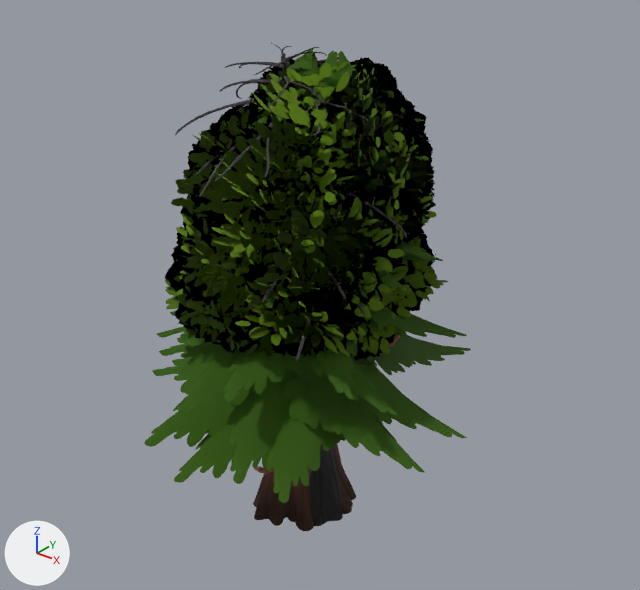
Two versions of the glTF model public/assets/environment/sherwood-tree-catalog.glb, one commit apart.
The view is the same before and after, from a camera (50 mm lens) standing at (1.04, -1.25, 1.299) and looking at (0.022, 0.023, 0.509). The axes (+X, +Y, +Z) are drawn at lower left. The lights are the same throughout. The picture after the commit comes second. Vertices at exactly the same position are counted once.

In view in the first picture: 'TreeVariant_Common_1', 'TreeVariant_Common_2', 'TreeVariant_Common_4', 'TreeVariant_Common_5', 'TreeVariant_Dead_3', 'TreeVariant_Pine_2', 'TreeVariant_Pine_5' and 1 more.
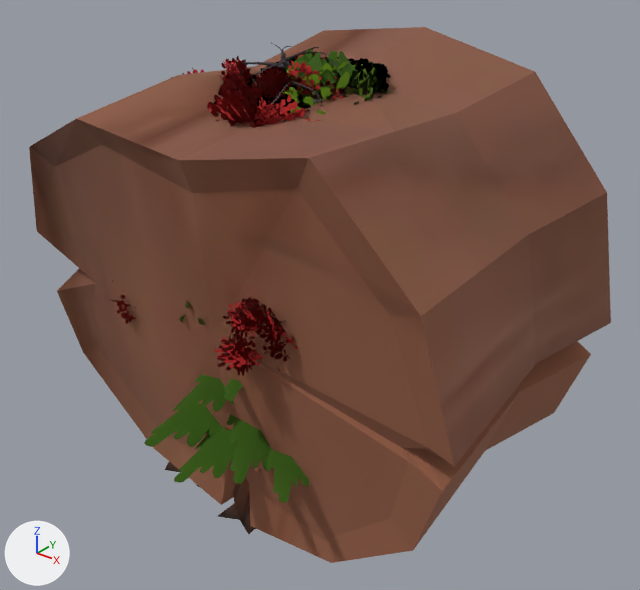
The change, as a list of edits to the scene's bpy script:
```text
Add img_leaves_twistedtree_c:
    img_leaves_twistedtree_c = load_image('Leaves_TwistedTree_C', '_unpacked/Leaves_TwistedTree_C', 512, 512, 'sRGB')
Add mat_leaves_twistedtree:
    mat_leaves_twistedtree = bpy.data.materials.new('Leaves_TwistedTree')
    # uses the picture img_leaves_twistedtree_c
Add mat_bark_normaltree_001:
    mat_bark_normaltree_001 = bpy.data.materials.new('Bark_NormalTree.001')
    # uses the picture img_bark_normaltree
    # uses the picture img_bark_normaltree_normal
Change me_treevariant_common_5_geometry:
    used by ob_treevariant_common_5; location = (0.0, 0.0, 0.0)
    remove me_treevariant_common_5_geometry.from_pydata(...)  # 3572 vertices, 3128 faces; spans x -0.262..0.262, y -0.301..0.301, z 0.0..1.0
    add me_treevariant_common_5_geometry.from_pydata(...)  # 6290 vertices, 3328 faces; spans x -0.303..0.303, y -0.3..0.3, z 0.0..1.0
    me_treevariant_common_5_geometry part 1: 619 loose pieces with 2593 vertices, spanning x -0.262..0.262, y -0.287..0.301, z 0.315..1.0, are deleted
    me_treevariant_common_5_geometry part 2: 979 vertices removed from x -0.23..0.228, y -0.301..0.243, z 0.0..0.952; 6290 vertices added at x -0.303..0.303, y -0.3..0.3, z 0.0..1.0
    remove me_treevariant_common_5_geometry.materials.append(mat_leaves_normaltree)
    add me_treevariant_common_5_geometry.materials.append(mat_leaves_twistedtree)
Add me_treevariant_stump_geometry:
    me_treevariant_stump_geometry.from_pydata(...)  # 86 vertices, 153 faces; spans x -0.509..0.509, y -0.347..0.347, z 0.0..1.0
    me_treevariant_stump_geometry.materials.append(mat_bark_normaltree_001)
Add me_treevariant_pine_3_geometry:
    me_treevariant_pine_3_geometry.from_pydata(...)  # 401 vertices, 436 faces; spans x -0.244..0.244, y -0.27..0.27, z 0.0..1.0
    # faces by material slot: [185, 251]
    me_treevariant_pine_3_geometry.materials.append(mat_bark_normaltree)
    me_treevariant_pine_3_geometry.materials.append(mat_leaves_pine)
Add me_treevariant_twisted_1_geometry:
    me_treevariant_twisted_1_geometry.from_pydata(...)  # 4987 vertices, 2659 faces; spans x -0.404..0.404, y -0.345..0.345, z 0.0..1.0
    # faces by material slot: [307, 2352]
    me_treevariant_twisted_1_geometry.materials.append(mat_bark_normaltree)
    me_treevariant_twisted_1_geometry.materials.append(mat_leaves_twistedtree)
Add ob_treevariant_stump:
    ob_treevariant_stump = bpy.data.objects.new('TreeVariant_Stump', me_treevariant_stump_geometry)
    ob_treevariant_stump.location = (0.0, 0.0, 0.0)
Add ob_treevariant_pine_3:
    ob_treevariant_pine_3 = bpy.data.objects.new('TreeVariant_Pine_3', me_treevariant_pine_3_geometry)
    ob_treevariant_pine_3.location = (0.0, 0.0, 0.0)
Add ob_treevariant_twisted_1:
    ob_treevariant_twisted_1 = bpy.data.objects.new('TreeVariant_Twisted_1', me_treevariant_twisted_1_geometry)
    ob_treevariant_twisted_1.location = (0.0, 0.0, 0.0)
```

Location of each change, [x1, y1, x2, y2] in pixels of the pictures (640 x 590 px):
'TreeVariant_Stump', added (brown)
    after: [29, 27, 611, 563]
'TreeVariant_Common_5', reshaped
    before: [176, 87, 405, 531]
    after: [171, 56, 349, 535]
'TreeVariant_Twisted_1', added (mostly hidden)
    after: [112, 51, 325, 487]
    faces in mat_leaves_twistedtree: [112, 51, 325, 445]
'TreeVariant_Pine_3', added (mostly hidden)
    after: [272, 52, 343, 353]
part 1 of me_treevariant_common_5_geometry, deleted (green)
    before: [177, 87, 405, 316]
part 2 of me_treevariant_common_5_geometry, built on (mostly hidden)
    before: [176, 165, 391, 531]
    after: [171, 56, 349, 535]
